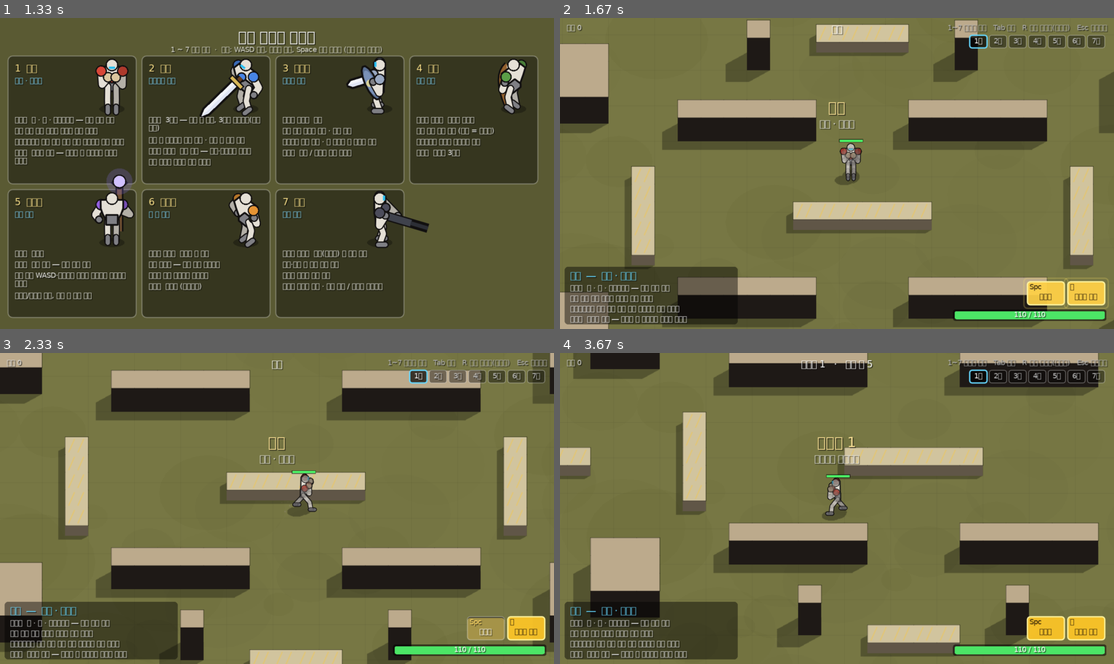
Above: before the commit, frames 1-4 (two rows, left to right).
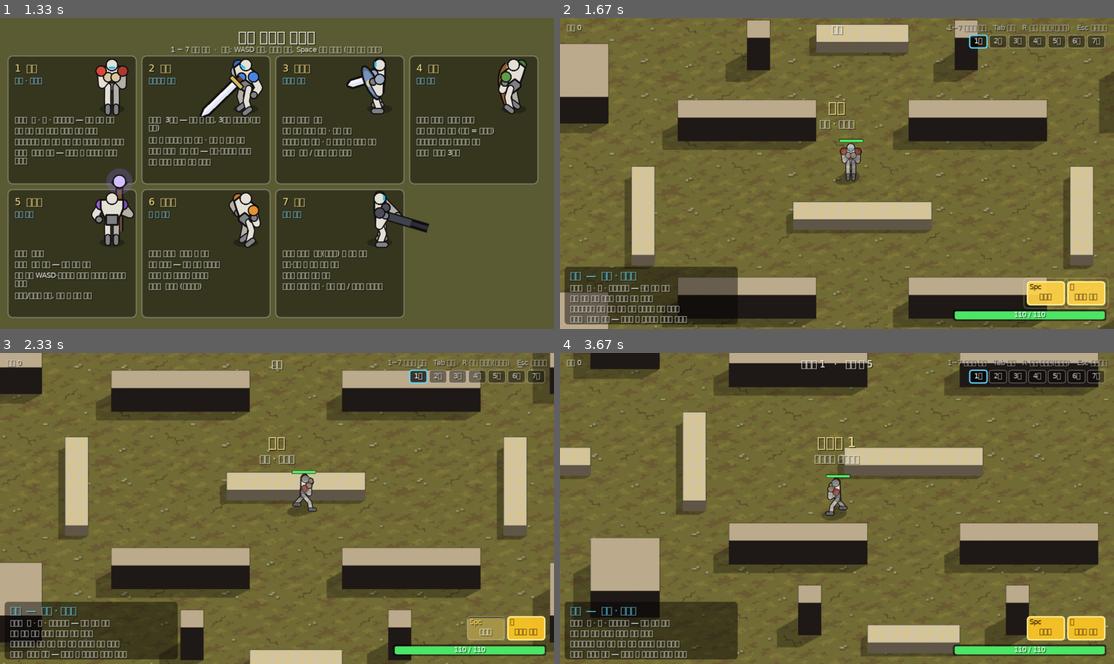
Above: after the commit, the same moments.

Repository: kaino0404-collab/quarterview-action-game
Game: LÖVE game, started from main.lua
Two runs of this game, one before a commit and one after it. Both use one fixed random seed, a clock stepped at 60 frames per second and the inputs below.
Inputs (mouse positions are in pixels of both pictures, inside the frame that each line leads up to):
- Up to frame 1 (1.33 s): hold Right 0.33-0.8 s
- Up to frame 2 (1.67 s): click "1 맨손" at 1.38 s
- Up to frame 3 (2.33 s): tap Space at 1.67 s; hold Right from 2 s (still down); move the mouse to (105, 580) at 2.03 s
- Up to frame 4 (3.67 s): release Right at 2.47 s; hold Left 2.5-3.03 s; move the mouse to (1041, 617) at 2.53 s; hold Down 3.07-3.37 s; move the mouse to (692, 393) at 3.1 s; hold Left from 3.4 s (still down); move the mouse to (637, 499) at 3.43 s

Frame 1 is identical in both runs. In frame 2, 6.8% of the frame differs, in the area x 0-100%, y 0-100%; in frame 3, 6.5%; in frame 4, 6.7%.

Commit message:
도트 바닥 질감 첫 적용 (힉스필드), 질감을 nearest 로 또렷하게
- bg/floor.png: 힉스필드 gpt_image_2_6 로 0) 도트 바닥 프롬프트 1장 (0.75 크레딧)
  - 1024 그림의 도트 한 칸 = 8px → 칸마다 가운데 색으로 128×128 로 줄임, 이음매 검사 통과 (끝 5.9 / 안쪽 6.3)
- main.lua 배경 질감: 필터 linear+mipmap → nearest
- BG_M: 손으로 정한 값(바닥 4m, 벽 2m) → 그림 크기에서 자동 (그림 1px = 화면 BG_DOT 2px, 바닥 128px = 6.4m)
- 프롬프트 문서: 도트 줄이는 방법 실제 측정값으로 고침 (80×80 → 128×128)
- 맨손 자동 테스트 통과 (8처치, 사망 0), 빌드

다음: 유저가 바닥을 보고 OK 하면 wall_top, wall_front 도 같은 방식

Co-Authored-By: Claude Opus 5.5 <noreply@anthropic.com>

Diff:
--- a/main.lua
+++ b/main.lua
@@ -1841,21 +1841,25 @@
 --   floor      바닥 (이음매 없이 반복되는 그림, 위에서 내려다본 것)
 --   wall_top   벽 윗면 (위에서 내려다본 것)
 --   wall_front 벽 앞면 (정면에서 본 것, 그림 아래쪽이 땅)
--- BG_M = 그림 한 장이 덮는 크기 (미터). 캐릭터 키가 약 1.8m
-local BG_M = { floor = 4, wall_top = 2, wall_front = 2 }
+-- 도트 그림: 그림 1픽셀(도트 한 칸) = 화면 BG_DOT 픽셀 (960x540 기준), 흐리지 않게 nearest 로 그린다.
+--   그래서 그림 한 장이 덮는 크기(미터) BG_M 은 그림 크기에서 정해진다: 128px 바닥 → 6.4m, 40px 벽 → 2m (캐릭터 키 약 1.8m)
+local BG_DOT = 2
+local BG_NAMES = { "floor", "wall_top", "wall_front" }
+local BG_M = {}
 local bgtex = {}
 local bgQuad = nil
 local function loadBgTextures()
-  for name in pairs(BG_M) do
+  for _, name in ipairs(BG_NAMES) do
     for _, ext in ipairs({ ".png", ".jpg", ".jpeg" }) do
       local path = "bg/" .. name .. ext
       if love.filesystem.getInfo(path) then
-        local ok, img = pcall(lg.newImage, path, { mipmaps = true })
+        local ok, img = pcall(lg.newImage, path)
         if ok then
           img:setWrap("repeat", "repeat")
-          img:setMipmapFilter("linear")
+          img:setFilter("nearest", "nearest")
           bgtex[name] = img
-          print("배경 질감 읽음: " .. path)
+          BG_M[name] = img:getWidth() * BG_DOT / S
+          print(("배경 질감 읽음: %s (%dpx = %.1fm)"):format(path, img:getWidth(), BG_M[name]))
           break
         end
       end
Binary file added: bg/floor.png
Not shown, changed: bg/힉스필드_프롬프트.md
Not shown, changed: 작업기록.md
